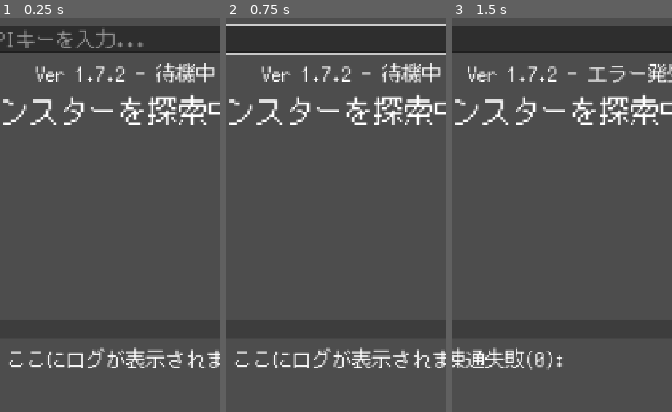
Above: before the commit, frames 1-3 (left to right).
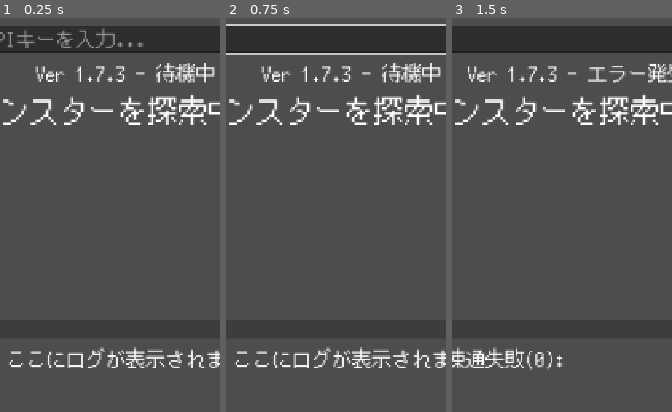
Above: after the commit, the same moments.

Repository: Usobanana/antigravity-aitest001
Game: Godot game, scene res://scenes/main.tscn
Two runs of this game, one before a commit and one after it. Both use one fixed random seed, a clock stepped at 60 frames per second and the inputs below.
Inputs (mouse positions are % of the whole screen's width and height, from its top left):
- Up to frame 1 (0.25 s): no input
- Up to frame 2 (0.75 s): click (50, 3) at 0.52 s; type "12" at 0.6 s
- Up to frame 3 (1.5 s): click "探索する" at 1.25 s
The pictures show only the part of the screen within x 21-71%, y 0-50%; the shares and areas given below are measured in that part.

The runs differ from the first frame. In frame 1, less than 0.1% of the frame differs, in the area x 52-57%, y 12-17%; in frame 2, less than 0.1%; in frame 3, 0.1%, in the area x 43-48%, y 12-17%.

Commit message:
fix: implement fallback image engine (Robohash) and update to Ver 1.7.3

Diff:
--- a/新しいゲームプロジェクト/scripts/main.gd
+++ b/新しいゲームプロジェクト/scripts/main.gd
@@ -12,7 +12,7 @@
 @onready var api_key_input = $UI/APIKeyInput
 @onready var monster_image = $UI/MonsterInfo/MonsterImage
 const SAVE_PATH = "user://settings.cfg"
-const APP_VERSION = "Ver 1.7.2"
+const APP_VERSION = "Ver 1.7.3"
 
 var image_http_request: HTTPRequest
 
@@ -123,11 +123,14 @@
 	image_http_request.request(url, [], HTTPClient.METHOD_GET)
 
 func _on_image_request_completed(result, response_code, headers, body):
-	if result != OK:
-		log_label.text += "\n[color=red](画像通信失敗: result=" + str(result) + ")[/color]"
-		return
-	if response_code != 200:
-		log_label.text += "\n[color=red](画像取得失敗: HTTP " + str(response_code) + ")[/color]"
+	if result != OK or response_code != 200:
+		# 1回だけ別サービス(Robohash)でリトライを試みる
+		if !monster_image.texture: # まだ画像がない場合
+			log_label.text += "\n[color=yellow](予備の画像エンジンに切り替えます...)[/color]"
+			var fallback_url = "https://robohash.org/" + current_monster["name"].uri_encode() + "?set=set2"
+			image_http_request.request(fallback_url, [], HTTPClient.METHOD_GET)
+		else:
+			log_label.text += "\n[color=red](画像取得を断念しました)[/color]"
 		return
 
 	var image = Image.new()
